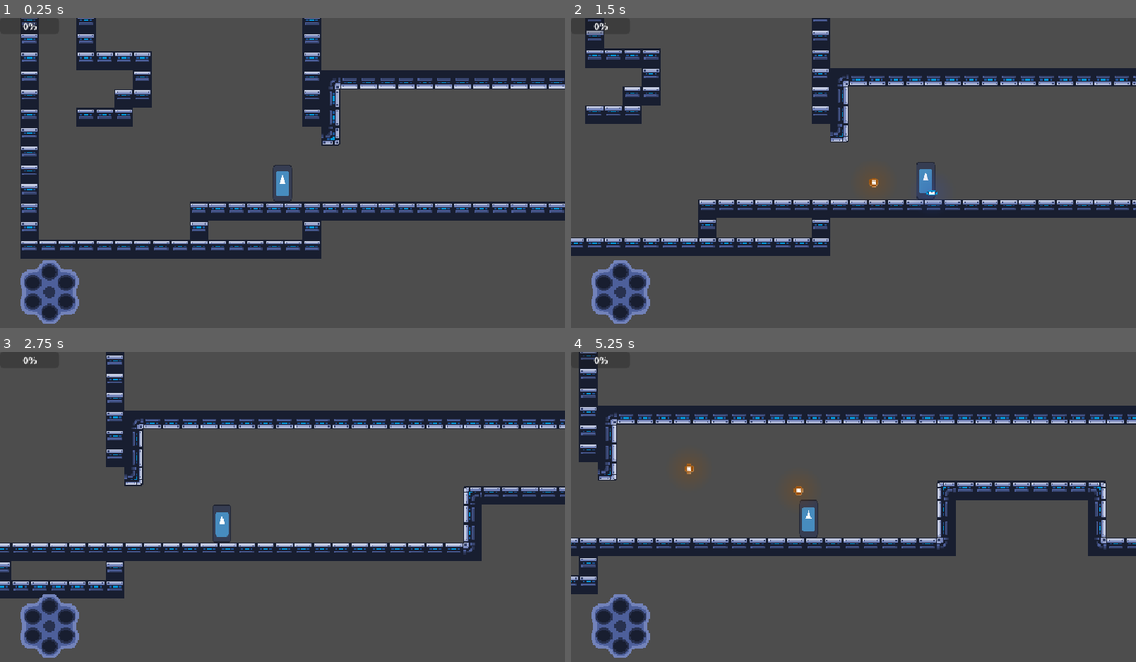
Above: before the commit, frames 1-4 (two rows, left to right).
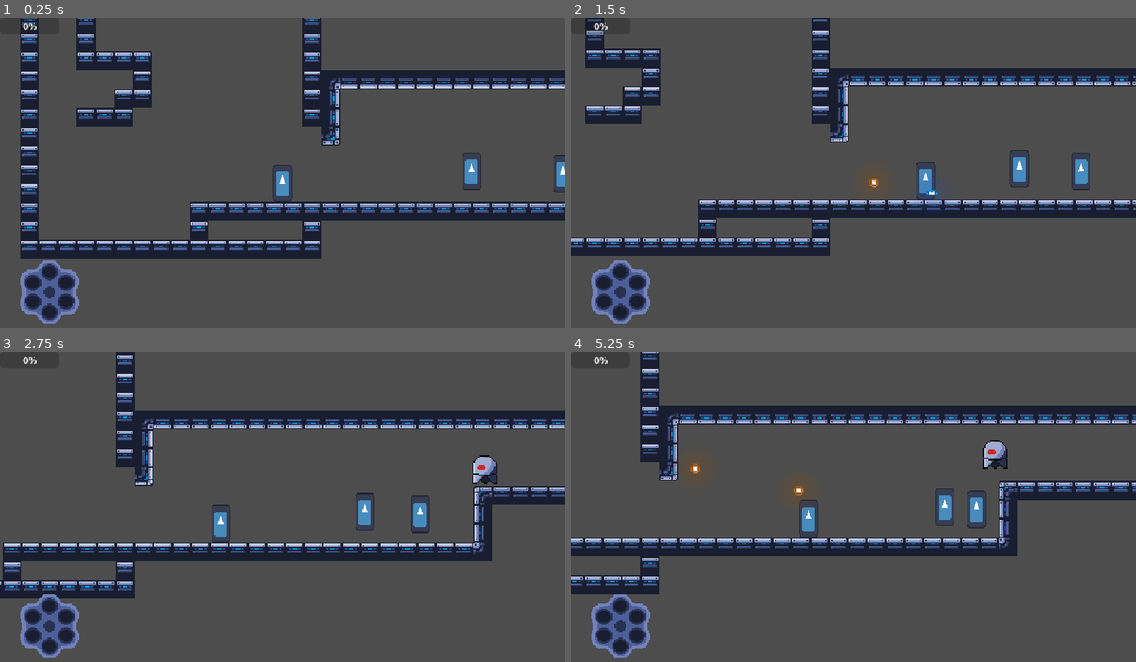
Above: after the commit, the same moments.

Repository: ygda-org/revolver
Game: Godot game, scene res://main/main.tscn
Two runs of this game, one before a commit and one after it. Both use one fixed random seed, a clock stepped at 60 frames per second and the inputs below. The engine's default icon, where the game draws it, is replaced by a stand-in: a white triangle on a blue panel in a dark square.
Inputs (mouse positions are in pixels of both pictures, inside the frame that each line leads up to):
- Up to frame 1 (0.25 s): no input
- Up to frame 2 (1.5 s): tap Enter (ui_accept) at 0.5 s; move the mouse to (977, 160) at 0.52 s; hold D (right) from 0.53 s (still down); click (977, 160) at 0.6 s; tap Space (jump) at 0.77 s; move the mouse to (740, 191) at 1.27 s; click (740, 191) at 1.35 s
- Up to frame 3 (2.75 s): tap Space (jump) at 1.52 s; move the mouse to (339, 441) at 2.02 s; release D (right) at 2.03 s; hold A (left) from 2.03 s (still down); click (339, 441) at 2.1 s
- Up to frame 4 (5.25 s): move the mouse to (825, 575) at 2.77 s; release A (left) at 2.78 s; hold D (right) 2.78-4.28 s; click (825, 575) at 2.85 s; tap Space (jump) at 3.02, 3.77, 4.52 s; move the mouse to (1023, 559) at 3.52 s; click (1023, 559) at 3.6 s; move the mouse to (684, 463) at 4.27 s; hold A (left) 4.28-5.03 s; click (684, 463) at 4.35 s; move the mouse to (881, 510) at 5.02 s; hold D (right) from 5.03 s (still down); click (881, 510) at 5.1 s

The runs differ from the first frame. In frame 1, 0.3% of the frame differs, in the area x 81-100%, y 43-57%; in frame 2, 0.4%; in frame 3, 6.5%; in frame 4, 11%, in the area x 0-100%, y 0-79%.
Error after the commit: Invalid call. Nonexistent function 'start' in base 'AnimatedSprite2D'. (res://enemies/trishot/trishot.gd:32)

Commit message:
wejioqfjqwopfqw

Diff:
--- /dev/null
+++ b/enemies/enemy_spawner.gd
@@ -0,0 +1,19 @@
+extends Node2D
+
+## if flying, spawns flying enemies. Else does grounded ones
+@export var flying: bool = false
+
+const FLYING = [preload("uid://bjxissut13r5b"),
+preload("uid://1qekgha414yp")]
+
+const GROUNDED = [preload("uid://dbj21rwlxkyql")]
+
+var active_array
+
+func _ready():
+	if flying:
+		active_array = FLYING
+	else:
+		active_array = GROUNDED
+
+	add_child(active_array.pick_random().instantiate())
--- /dev/null
+++ b/enemies/enemy_spawner.tscn
@@ -0,0 +1,6 @@
+[gd_scene format=3 uid="uid://cktjmif3stw61"]
+
+[ext_resource type="Script" uid="uid://bkr8hmqse8o23" path="res://enemies/enemy_spawner.gd" id="1_mjbfh"]
+
+[node name="EnemySpawner" type="Node2D" unique_id=903597499]
+script = ExtResource("1_mjbfh")
--- a/levels/finalized_levels/arena.tscn
+++ b/levels/finalized_levels/arena.tscn
@@ -2,6 +2,7 @@
 
 [ext_resource type="Script" uid="uid://cco8tgle33jhk" path="res://levels/room.gd" id="1_tpln1"]
 [ext_resource type="TileSet" uid="uid://dikhrktubmn1u" path="res://assets/tileset.tres" id="1_x56fg"]
+[ext_resource type="PackedScene" uid="uid://cktjmif3stw61" path="res://enemies/enemy_spawner.tscn" id="3_b413a"]
 
 [node name="Arena" type="Node2D" unique_id=305474640]
 script = ExtResource("1_tpln1")
@@ -15,3 +16,17 @@
 
 [node name="RightGate" type="Marker2D" parent="." unique_id=57634269]
 position = Vector2(400, 47)
+
+[node name="EnemySpawner" parent="." unique_id=903597499 instance=ExtResource("3_b413a")]
+position = Vector2(199, -63)
+
+[node name="EnemySpawner2" parent="." unique_id=668041144 instance=ExtResource("3_b413a")]
+position = Vector2(198, 28)
+
+[node name="EnemySpawner3" parent="." unique_id=1695227732 instance=ExtResource("3_b413a")]
+position = Vector2(67, -124)
+flying = true
+
+[node name="EnemySpawner4" parent="." unique_id=1032496128 instance=ExtResource("3_b413a")]
+position = Vector2(332, -127)
+flying = true
--- a/levels/finalized_levels/big_climb.tscn
+++ b/levels/finalized_levels/big_climb.tscn
@@ -2,6 +2,7 @@
 
 [ext_resource type="Script" uid="uid://cco8tgle33jhk" path="res://levels/room.gd" id="1_kqwpw"]
 [ext_resource type="TileSet" uid="uid://dikhrktubmn1u" path="res://assets/tileset.tres" id="1_monfl"]
+[ext_resource type="PackedScene" uid="uid://cktjmif3stw61" path="res://enemies/enemy_spawner.tscn" id="3_3qmib"]
 
 [node name="BigClimb" type="Node2D" unique_id=48317999]
 script = ExtResource("1_kqwpw")
@@ -14,3 +15,17 @@
 
 [node name="RightGate" type="Marker2D" parent="." unique_id=1027320888]
 position = Vector2(320, -272)
+
+[node name="EnemySpawner" parent="." unique_id=903597499 instance=ExtResource("3_3qmib")]
+position = Vector2(43, -113)
+flying = true
+
+[node name="EnemySpawner2" parent="." unique_id=2085500347 instance=ExtResource("3_3qmib")]
+position = Vector2(147, -218)
+
+[node name="EnemySpawner3" parent="." unique_id=316923925 instance=ExtResource("3_3qmib")]
+position = Vector2(66, -334)
+
+[node name="EnemySpawner4" parent="." unique_id=426449018 instance=ExtResource("3_3qmib")]
+position = Vector2(274, -384)
+flying = true
--- a/levels/finalized_levels/divot.tscn
+++ b/levels/finalized_levels/divot.tscn
@@ -2,6 +2,7 @@
 
 [ext_resource type="Script" uid="uid://cco8tgle33jhk" path="res://levels/room.gd" id="1_qxta5"]
 [ext_resource type="TileSet" uid="uid://dikhrktubmn1u" path="res://assets/tileset.tres" id="1_umsxu"]
+[ext_resource type="PackedScene" uid="uid://cktjmif3stw61" path="res://enemies/enemy_spawner.tscn" id="3_lu7lc"]
 
 [node name="Divot" type="Node2D" unique_id=97404988]
 script = ExtResource("1_qxta5")
@@ -14,3 +15,10 @@
 
 [node name="RightGate" type="Marker2D" parent="." unique_id=1065349130]
 position = Vector2(641, -65)
+
+[node name="EnemySpawner" parent="." unique_id=903597499 instance=ExtResource("3_lu7lc")]
+position = Vector2(311, 102)
+
+[node name="EnemySpawner2" parent="." unique_id=1931597802 instance=ExtResource("3_lu7lc")]
+position = Vector2(539, 98)
+flying = true
--- a/levels/finalized_levels/floors.tscn
+++ b/levels/finalized_levels/floors.tscn
@@ -2,6 +2,7 @@
 
 [ext_resource type="TileSet" uid="uid://dikhrktubmn1u" path="res://assets/tileset.tres" id="1_vof73"]
 [ext_resource type="Script" uid="uid://cco8tgle33jhk" path="res://levels/room.gd" id="1_y4fel"]
+[ext_resource type="PackedScene" uid="uid://cktjmif3stw61" path="res://enemies/enemy_spawner.tscn" id="3_mpd77"]
 
 [node name="Floors" type="Node2D" unique_id=2070512084]
 script = ExtResource("1_y4fel")
@@ -15,3 +16,10 @@
 
 [node name="RightGate" type="Marker2D" parent="." unique_id=219429635]
 position = Vector2(338, -17)
+
+[node name="EnemySpawner" parent="." unique_id=903597499 instance=ExtResource("3_mpd77")]
+position = Vector2(282, 26)
+
+[node name="EnemySpawner2" parent="." unique_id=851485280 instance=ExtResource("3_mpd77")]
+position = Vector2(166, -83)
+flying = true
--- a/levels/finalized_levels/gap.tscn
+++ b/levels/finalized_levels/gap.tscn
@@ -2,6 +2,7 @@
 
 [ext_resource type="TileSet" uid="uid://dikhrktubmn1u" path="res://assets/tileset.tres" id="1_j7mk3"]
 [ext_resource type="Script" uid="uid://cco8tgle33jhk" path="res://levels/room.gd" id="1_u645g"]
+[ext_resource type="PackedScene" uid="uid://cktjmif3stw61" path="res://enemies/enemy_spawner.tscn" id="3_r5yls"]
 
 [node name="Gap" type="Node2D" unique_id=1217900044]
 script = ExtResource("1_u645g")
@@ -14,3 +15,12 @@
 
 [node name="RightGate" type="Marker2D" parent="." unique_id=198641041]
 position = Vector2(593, -2)
+
+[node name="EnemySpawner" parent="." unique_id=903597499 instance=ExtResource("3_r5yls")]
+position = Vector2(347, -11)
+
+[node name="EnemySpawner2" parent="." unique_id=44094209 instance=ExtResource("3_r5yls")]
+position = Vector2(433, 105)
+
+[node name="EnemySpawner3" parent="." unique_id=270459999 instance=ExtResource("3_r5yls")]
+position = Vector2(214, 105)
--- a/levels/finalized_levels/revolver.tscn
+++ b/levels/finalized_levels/revolver.tscn
@@ -2,6 +2,7 @@
 
 [ext_resource type="TileSet" uid="uid://dikhrktubmn1u" path="res://assets/tileset.tres" id="1_rqxvc"]
 [ext_resource type="Script" uid="uid://cco8tgle33jhk" path="res://levels/room.gd" id="1_uvwb7"]
+[ext_resource type="PackedScene" uid="uid://cktjmif3stw61" path="res://enemies/enemy_spawner.tscn" id="3_43tiq"]
 
 [node name="Revolver" type="Node2D" unique_id=811598274]
 script = ExtResource("1_uvwb7")
@@ -15,3 +16,42 @@
 
 [node name="RightGate" type="Marker2D" parent="." unique_id=236153212]
 position = Vector2(768, 321)
+
+[node name="EnemySpawner" parent="." unique_id=903597499 instance=ExtResource("3_43tiq")]
+position = Vector2(133, -71)
+flying = true
+
+[node name="EnemySpawner2" parent="." unique_id=853328194 instance=ExtResource("3_43tiq")]
+position = Vector2(306, -202)
+
+[node name="EnemySpawner3" parent="." unique_id=521663568 instance=ExtResource("3_43tiq")]
+position = Vector2(518, -205)
+
+[node name="EnemySpawner4" parent="." unique_id=1844066900 instance=ExtResource("3_43tiq")]
+position = Vector2(406, -309)
+flying = true
+
+[node name="EnemySpawner5" parent="." unique_id=1404509163 instance=ExtResource("3_43tiq")]
+position = Vector2(702, -19)
+flying = true
+
+[node name="EnemySpawner6" parent="." unique_id=2120827982 instance=ExtResource("3_43tiq")]
+position = Vector2(580, 207)
+flying = true
+
+[node name="EnemySpawner7" parent="." unique_id=1193042140 instance=ExtResource("3_43tiq")]
+position = Vector2(408, 230)
+flying = true
+
+[node name="EnemySpawner8" parent="." unique_id=131715540 instance=ExtResource("3_43tiq")]
+position = Vector2(138, 114)
+
+[node name="EnemySpawner9" parent="." unique_id=1068949359 instance=ExtResource("3_43tiq")]
+position = Vector2(271, 453)
+
+[node name="EnemySpawner10" parent="." unique_id=39079453 instance=ExtResource("3_43tiq")]
+position = Vector2(636, 455)
+
+[node name="EnemySpawner11" parent="." unique_id=1680979611 instance=ExtResource("3_43tiq")]
+position = Vector2(413, 356)
+flying = true
--- a/levels/finalized_levels/small_jump_down.tscn
+++ b/levels/finalized_levels/small_jump_down.tscn
@@ -2,6 +2,7 @@
 
 [ext_resource type="TileSet" uid="uid://dikhrktubmn1u" path="res://assets/tileset.tres" id="1_t5ce2"]
 [ext_resource type="Script" uid="uid://cco8tgle33jhk" path="res://levels/room.gd" id="1_tlc6i"]
+[ext_resource type="PackedScene" uid="uid://cktjmif3stw61" path="res://enemies/enemy_spawner.tscn" id="3_f7dlg"]
 
 [node name="SmallJumpDown" type="Node2D" unique_id=1898100694]
 script = ExtResource("1_tlc6i")
@@ -14,3 +15,11 @@
 
 [node name="RightGate" type="Marker2D" parent="." unique_id=1131926262]
 position = Vector2(225, 125)
+
+[node name="EnemySpawner" parent="." unique_id=903597499 instance=ExtResource("3_f7dlg")]
+position = Vector2(166, -80)
+flying = true
+
+[node name="EnemySpawner2" parent="." unique_id=628441358 instance=ExtResource("3_f7dlg")]
+position = Vector2(169, 70)
+flying = true
--- a/levels/finalized_levels/small_jump_up.tscn
+++ b/levels/finalized_levels/small_jump_up.tscn
@@ -2,6 +2,7 @@
 
 [ext_resource type="Script" uid="uid://cco8tgle33jhk" path="res://levels/room.gd" id="1_0tf2e"]
 [ext_resource type="TileSet" uid="uid://dikhrktubmn1u" path="res://assets/tileset.tres" id="1_mu41l"]
+[ext_resource type="PackedScene" uid="uid://cktjmif3stw61" path="res://enemies/enemy_spawner.tscn" id="3_fa3b6"]
 
 [node name="SmallJumpUp" type="Node2D" unique_id=893360166]
 script = ExtResource("1_0tf2e")
@@ -14,3 +15,10 @@
 
 [node name="RightGate" type="Marker2D" parent="." unique_id=1021275462]
 position = Vector2(258, -67)
+
+[node name="EnemySpawner" parent="." unique_id=903597499 instance=ExtResource("3_fa3b6")]
+position = Vector2(186, -81)
+
+[node name="EnemySpawner2" parent="." unique_id=1530945479 instance=ExtResource("3_fa3b6")]
+position = Vector2(52, -142)
+flying = true
--- a/levels/finalized_levels/smallest.tscn
+++ b/levels/finalized_levels/smallest.tscn
@@ -2,6 +2,7 @@
 
 [ext_resource type="TileSet" uid="uid://dikhrktubmn1u" path="res://assets/tileset.tres" id="1_nfwwi"]
 [ext_resource type="Script" uid="uid://cco8tgle33jhk" path="res://levels/room.gd" id="1_w14o3"]
+[ext_resource type="PackedScene" uid="uid://cktjmif3stw61" path="res://enemies/enemy_spawner.tscn" id="3_3iioo"]
 
 [node name="Smallest" type="Node2D" unique_id=1030999557]
 script = ExtResource("1_w14o3")
@@ -14,3 +15,7 @@
 
 [node name="RightGate" type="Marker2D" parent="." unique_id=1366141479]
 position = Vector2(257, 1)
+
+[node name="EnemySpawner" parent="." unique_id=903597499 instance=ExtResource("3_3iioo")]
+position = Vector2(177, -62)
+flying = true
--- a/levels/finalized_levels/steps.tscn
+++ b/levels/finalized_levels/steps.tscn
@@ -2,6 +2,7 @@
 
 [ext_resource type="Script" uid="uid://cco8tgle33jhk" path="res://levels/room.gd" id="1_qsw0f"]
 [ext_resource type="TileSet" uid="uid://dikhrktubmn1u" path="res://assets/tileset.tres" id="1_vma6n"]
+[ext_resource type="PackedScene" uid="uid://cktjmif3stw61" path="res://enemies/enemy_spawner.tscn" id="3_t0fqp"]
 
 [node name="Steps" type="Node2D" unique_id=1921354511]
 script = ExtResource("1_qsw0f")
@@ -15,3 +16,17 @@
 
 [node name="RightGate" type="Marker2D" parent="." unique_id=484192381]
 position = Vector2(337, -273)
+
+[node name="EnemySpawner" parent="." unique_id=903597499 instance=ExtResource("3_t0fqp")]
+position = Vector2(81, -140)
+
+[node name="EnemySpawner2" parent="." unique_id=1099479334 instance=ExtResource("3_t0fqp")]
+position = Vector2(207, -57)
+flying = true
+
+[node name="EnemySpawner3" parent="." unique_id=483126404 instance=ExtResource("3_t0fqp")]
+position = Vector2(293, -359)
+flying = true
+
+[node name="EnemySpawner4" parent="." unique_id=489236078 instance=ExtResource("3_t0fqp")]
+position = Vector2(225, -281)
--- a/levels/finalized_levels/tunnel.tscn
+++ b/levels/finalized_levels/tunnel.tscn
@@ -2,6 +2,7 @@
 
 [ext_resource type="Script" uid="uid://cco8tgle33jhk" path="res://levels/room.gd" id="1_2v75e"]
 [ext_resource type="TileSet" uid="uid://dikhrktubmn1u" path="res://assets/tileset.tres" id="1_uveau"]
+[ext_resource type="PackedScene" uid="uid://cktjmif3stw61" path="res://enemies/enemy_spawner.tscn" id="3_dtfkh"]
 
 [node name="Tunnel" type="Node2D" unique_id=188045053]
 script = ExtResource("1_2v75e")
@@ -15,3 +16,19 @@
 
 [node name="RightGate" type="Marker2D" parent="." unique_id=1621507090]
 position = Vector2(723, 110)
+
+[node name="EnemySpawner" parent="." unique_id=903597499 instance=ExtResource("3_dtfkh")]
+position = Vector2(117, 86)
+
+[node name="EnemySpawner2" parent="." unique_id=631699978 instance=ExtResource("3_dtfkh")]
+position = Vector2(204, 88)
+
+[node name="EnemySpawner3" parent="." unique_id=282666502 instance=ExtResource("3_dtfkh")]
+position = Vector2(358, 37)
+flying = true
+
+[node name="EnemySpawner4" parent="." unique_id=374890846 instance=ExtResource("3_dtfkh")]
+position = Vector2(521, 88)
+
+[node name="EnemySpawner5" parent="." unique_id=755451192 instance=ExtResource("3_dtfkh")]
+position = Vector2(628, 81)
--- a/levels/finalized_levels/winder.tscn
+++ b/levels/finalized_levels/winder.tscn
@@ -2,6 +2,7 @@
 
 [ext_resource type="Script" uid="uid://cco8tgle33jhk" path="res://levels/room.gd" id="1_l1hc5"]
 [ext_resource type="TileSet" uid="uid://dikhrktubmn1u" path="res://assets/tileset.tres" id="1_xymot"]
+[ext_resource type="PackedScene" uid="uid://cktjmif3stw61" path="res://enemies/enemy_spawner.tscn" id="3_tndgu"]
 
 [node name="Winder" type="Node2D" unique_id=1835849230]
 script = ExtResource("1_l1hc5")
@@ -14,3 +15,28 @@
 
 [node name="RightGate" type="Marker2D" parent="." unique_id=616260780]
 position = Vector2(673, -82)
+
+[node name="EnemySpawner" parent="." unique_id=903597499 instance=ExtResource("3_tndgu")]
+position = Vector2(145, 95)
+flying = true
+
+[node name="EnemySpawner2" parent="." unique_id=1789722270 instance=ExtResource("3_tndgu")]
+position = Vector2(140, 233)
+
+[node name="EnemySpawner3" parent="." unique_id=1494210565 instance=ExtResource("3_tndgu")]
+position = Vector2(360, 302)
+
+[node name="EnemySpawner4" parent="." unique_id=1260970979 instance=ExtResource("3_tndgu")]
+position = Vector2(340, 181)
+flying = true
+
+[node name="EnemySpawner5" parent="." unique_id=481971867 instance=ExtResource("3_tndgu")]
+position = Vector2(387, 71)
+
+[node name="EnemySpawner6" parent="." unique_id=814883020 instance=ExtResource("3_tndgu")]
+position = Vector2(415, -7)
+flying = true
+
+[node name="EnemySpawner7" parent="." unique_id=1018646964 instance=ExtResource("3_tndgu")]
+position = Vector2(541, -124)
+flying = true
Not shown, added: enemies/enemy_spawner.gd.uid
